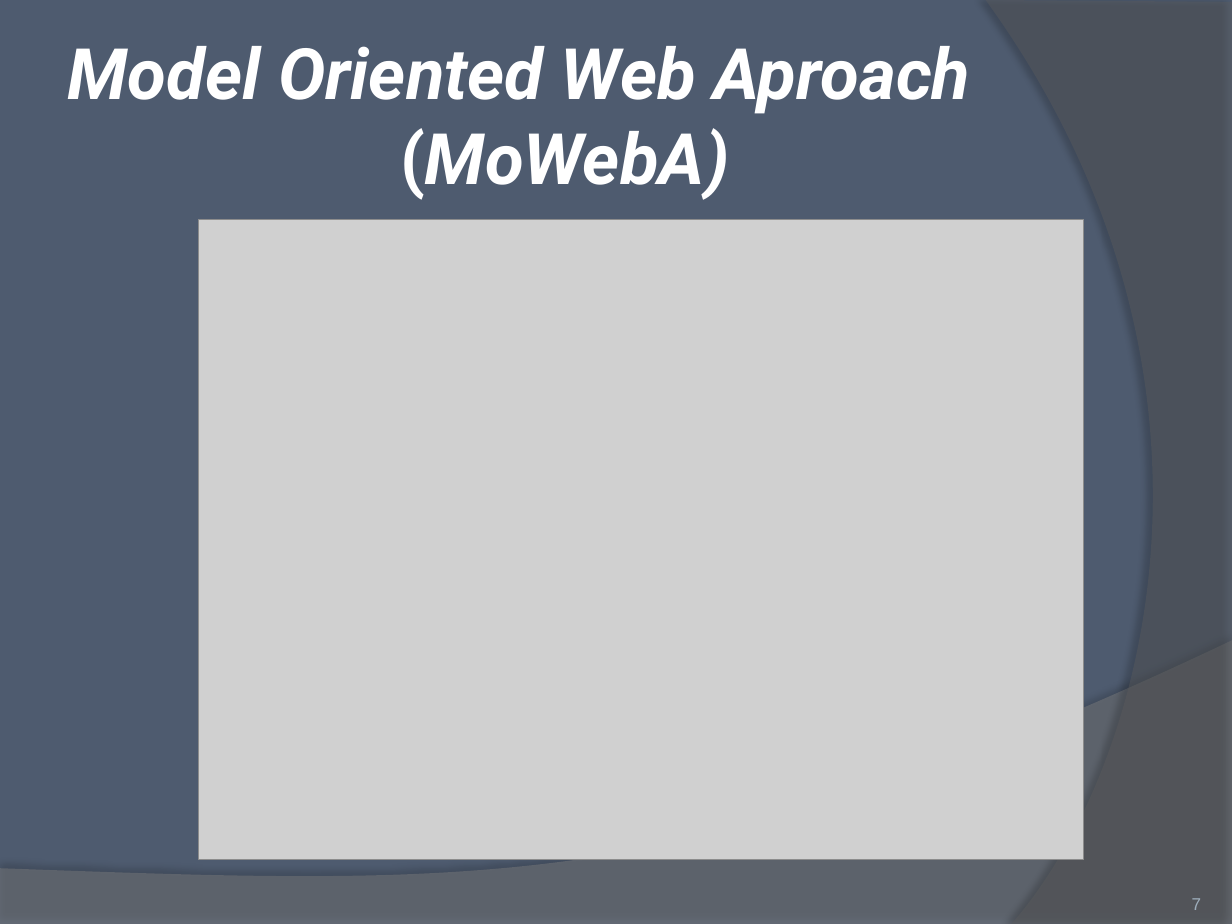
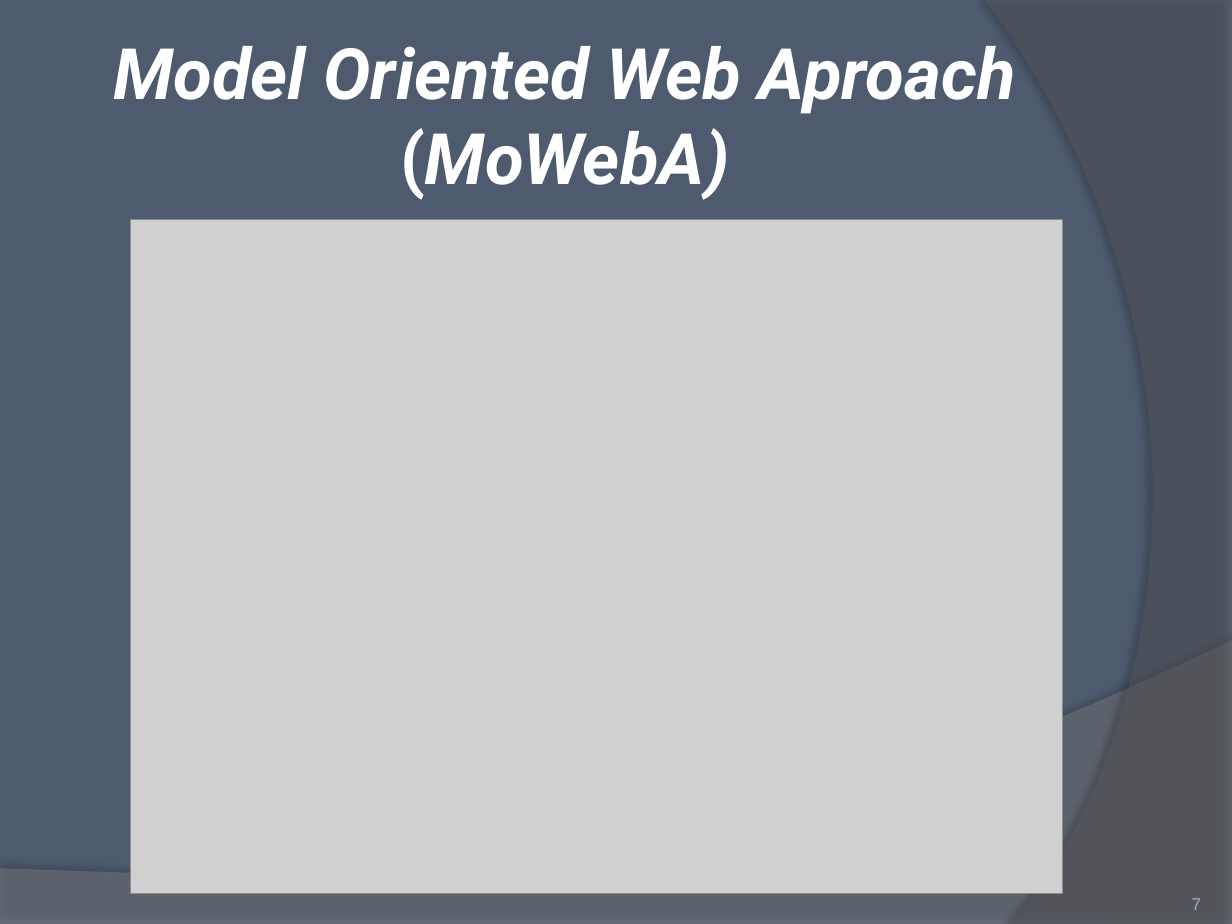
Before and after one commit to ivalop81/Metamodelo-Cybse2016, a slide deck: slide 7 of Presentacion final .pptx. Drawn at 1232x924 pixels with LibreOffice and Linux fonts; fonts in the diff are those of the drawing; grey boxes stand for pictures. Boxes give left, top, right and bottom in pixels: in the first picture for what was removed or moved away, otherwise in the second. Text is boxed around its words. In the diff, an @@ line names an element or a change of style, - is before the commit and + after.

```diff
--- a/Presentacion final .pptx
+++ b/Presentacion final .pptx
@@ title "Model Oriented Web Aproach (MoWebA)": place and size @@
-title "Model Oriented Web Aproach (MoWebA)" at box(68, 46, 970, 200)
+title "Model Oriented Web Aproach (MoWebA)" at box(113, 46, 1015, 200)
@@ picture: place and size @@
-picture at box(198, 219, 1083, 860)
+picture at box(131, 219, 1062, 893)
```
Also in this commit, not shown: 6 other slides changed, 2 slides added, 1 slide removed, 2 other files.
